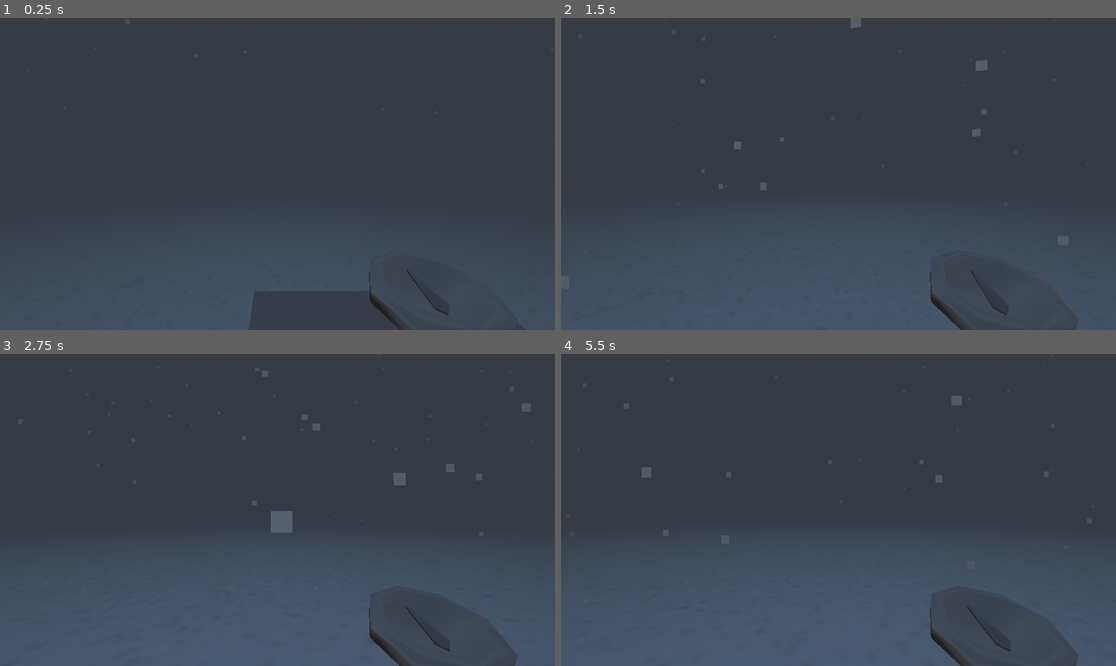
Above: before the commit, frames 1-4 (two rows, left to right).
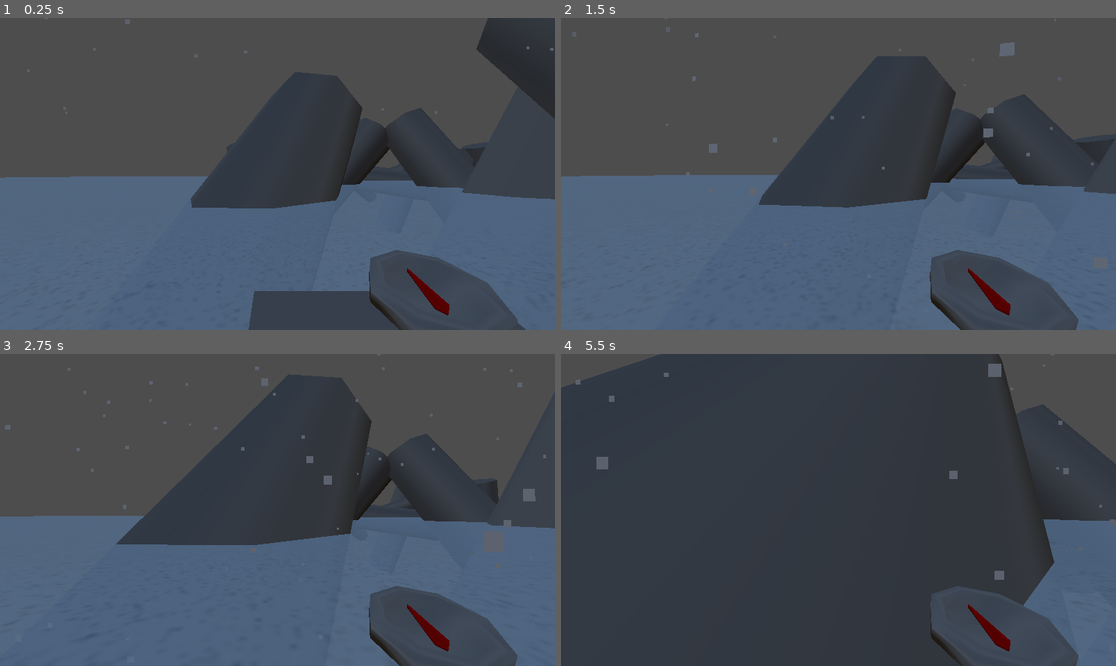
Above: after the commit, the same moments.

Repository: 7Limes/Frostlit
Game: Godot game, scene res://main-scene.tscn
The game is run twice, just before and just after one commit, with the same random seed, the same clock (stepped at 60 frames per second) and the same inputs. Sound files missing from this copy of the repository are replaced by a short silence.
Inputs (mouse positions are in pixels of both pictures, inside the frame that each line leads up to):
- Up to frame 1 (0.25 s): no input
- Up to frame 2 (1.5 s): move the mouse to (866, 174) at 0.52 s; hold W (forward) from 0.53 s (still down); tap E (interact) at 0.6, 1.35 s; move the mouse to (810, 174) at 1.27 s
- Up to frame 3 (2.75 s): keep holding W (forward); move the mouse to (288, 503) at 2.02 s; tap E (interact) at 2.1 s
- Up to frame 4 (5.5 s): keep holding W (forward); move the mouse to (832, 516) at 2.77 s; tap E (interact) every 0.75 s from 2.85 to 5.1 s; move the mouse to (877, 513) at 3.52 s; move the mouse to (794, 506) at 4.27 s; move the mouse to (844, 510) at 5.02 s

The runs differ from the first frame. In frame 1, 37% of the frame differs, in the area x 0-100%, y 9-100%; in frame 2, 34%; in frame 3, 21%; in frame 4, 32%.

Commit message:
Implement radar, item gathering

Diff:
--- /dev/null
+++ b/Assets/Materials/Compass/needle.tres
@@ -0,0 +1,4 @@
+[gd_resource type="StandardMaterial3D" format=3 uid="uid://doomtrm18356x"]
+
+[resource]
+albedo_color = Color(0.87058824, 0.07058824, 0, 1)
--- a/Compass/compass.tscn
+++ b/Compass/compass.tscn
@@ -1,9 +1,10 @@
-[gd_scene load_steps=5 format=3 uid="uid://dip62y0y7af11"]
+[gd_scene load_steps=6 format=3 uid="uid://dip62y0y7af11"]
 
 [ext_resource type="Script" uid="uid://dou3oj0wkgbng" path="res://Compass/compass.gd" id="1_f8ea4"]
 [ext_resource type="ArrayMesh" uid="uid://duv0bhl1g3xw8" path="res://Assets/Models/base-new.obj" id="2_5aya3"]
 [ext_resource type="ArrayMesh" uid="uid://bh3wu2mfonad7" path="res://Assets/Models/needle.obj" id="2_f8ea4"]
 [ext_resource type="Material" uid="uid://b1bqiufh1204w" path="res://Assets/Materials/Compass/compass.tres" id="3_5aya3"]
+[ext_resource type="Material" uid="uid://doomtrm18356x" path="res://Assets/Materials/Compass/needle.tres" id="4_1s413"]
 
 [node name="Compass" type="Node3D"]
 transform = Transform3D(0.1, 0, 0, 0, 0.1, 0, 0, 0, 0.1, 0, 0, 0)
@@ -14,4 +15,5 @@
 surface_material_override/0 = ExtResource("3_5aya3")
 
 [node name="Needle" type="MeshInstance3D" parent="."]
+material_override = ExtResource("4_1s413")
 mesh = ExtResource("2_f8ea4")
--- a/Player/player.gd
+++ b/Player/player.gd
@@ -31,6 +31,15 @@
 
 var interact_function = null  # Callable or null
 var can_interact: bool = true
+
+var compass_target: Vector2 = Vector2.ZERO
+
+enum ItemState {
+	NONE,  # No item, compass targeted
+	HAS,   # Has item, compass targeted
+	NEXT   # No item, compass not targeted
+}
+var item_state: ItemState = ItemState.NEXT
 
 
 func _unhandled_input(event: InputEvent) -> void:
@@ -128,8 +137,13 @@
 		interact_function.call()
 
 
-func update_compass():
-	compass.update_needle(-rotation.y)
+func compass_tick():
+	if compass_target != Vector2.ZERO:
+		var position_vector2 = Vector2(global_position.x, global_position.z)
+		var direction_to_target = compass_target - position_vector2
+		var angle_to_target = atan2(direction_to_target.x, direction_to_target.y)
+		var relative_angle = angle_to_target - rotation.y
+		compass.update_needle(relative_angle + PI)
 
 
 # External functions
@@ -143,6 +157,10 @@
 
 func update_interact_function(interact_func):
 	interact_function = interact_func
+
+
+func update_compass_target(new_target: Vector2):
+	compass_target = new_target
 
 
 func toggle_frozen(toggle_on: bool):
@@ -178,7 +196,7 @@
 
 	move_and_slide()
 
-	update_compass()
+	compass_tick()
 	interact_tick()
 
 	ground_tick()
--- a/Player/player.tscn
+++ b/Player/player.tscn
@@ -74,8 +74,10 @@
 size = Vector2(0.1, 0.1)
 
 [node name="Player" type="CharacterBody3D"]
-floor_max_angle = 1.134464
+floor_max_angle = 1.0471976
 script = ExtResource("1_l8h54")
+max_speed = 4.0
+footstep_interval = 0.6
 
 [node name="Camera" type="Camera3D" parent="."]
 transform = Transform3D(1, 0, 0, 0, 1, 0, 0, 0, 1, 0, 0.5814699, 0)
--- /dev/null
+++ b/Radar/radar.gd
@@ -0,0 +1,31 @@
+extends Area3D
+
+
+@onready var sections = %Sections
+
+var section_number: int = 0
+
+
+
+func _on_body_entered(body: Node3D) -> void:
+	var locate_next_item = func():
+		var section = sections.get_child(section_number)
+
+		var item_node = section.item_node
+		section_number += 1
+		body.item_state = Player.ItemState.NONE
+		var new_target = Vector2(item_node.position.x, item_node.position.z)
+		body.update_compass_target(new_target)
+		body.update_actionbar("Your compass is now pointing to the nearest part.")
+		body.update_interact_function(null)
+
+	if body is Player:
+		if body.item_state == Player.ItemState.NEXT:
+			body.update_actionbar("Press E to locate a part")
+			body.update_interact_function(locate_next_item)
+
+
+func _on_body_exited(body: Node3D) -> void:
+	if body is Player:
+		body.update_actionbar("")
+		body.update_interact_function(null)
--- /dev/null
+++ b/Radar/section.gd
@@ -0,0 +1,4 @@
+class_name Section
+extends Node3D
+
+@export var item_node: Node3D
--- /dev/null
+++ b/Scripts/Item/item.gd
@@ -0,0 +1,7 @@
+extends Area3D
+
+func _on_body_entered(body: Node3D) -> void:
+	if body is Player and body.item_state == Player.ItemState.NONE:
+		body.item_state = Player.ItemState.HAS
+		visible = false
+		set_deferred('monitoring', false)
--- a/main-scene.tscn
+++ b/main-scene.tscn
@@ -1,9 +1,12 @@
-[gd_scene load_steps=16 format=3 uid="uid://cnivq5x3pn6cr"]
+[gd_scene load_steps=23 format=3 uid="uid://cnivq5x3pn6cr"]
 
 [ext_resource type="Material" uid="uid://d0mxw0twcpkls" path="res://Assets/Materials/Ice/ice.tres" id="1_q2uwy"]
 [ext_resource type="PackedScene" uid="uid://1a0i72xpxodg" path="res://Player/player.tscn" id="2_q2uwy"]
 [ext_resource type="ArrayMesh" uid="uid://do4uqx1m321p1" path="res://Assets/Models/lighthouse.obj" id="5_g86mt"]
+[ext_resource type="Script" uid="uid://2e23ufbfrlxt" path="res://Radar/section.gd" id="5_ikad4"]
+[ext_resource type="Script" uid="uid://3m43tgnbe0a6" path="res://Scripts/Item/item.gd" id="6_i1fv3"]
 [ext_resource type="Script" uid="uid://dqiqxpxds8shn" path="res://Scripts/Lighthouse/teleport_area.gd" id="7_jvpjp"]
+[ext_resource type="Script" uid="uid://ctkrdogec66yk" path="res://Radar/radar.gd" id="7_t871u"]
 [ext_resource type="AudioStream" uid="uid://bsnwukbh1y8dl" path="res://Assets/Audio/Door/door-open.mp3" id="8_i1fv3"]
 [ext_resource type="Script" uid="uid://bjhuygaqnea2o" path="res://Scripts/General/fade_rect.gd" id="8_t871u"]
 [ext_resource type="AudioStream" uid="uid://bck3t1o7ld4wu" path="res://Assets/Audio/Door/door_close.mp3" id="9_pc8c5"]
@@ -16,7 +19,6 @@
 [sub_resource type="Environment" id="Environment_5e1uj"]
 sky = SubResource("Sky_q2uwy")
 ambient_light_source = 3
-fog_enabled = true
 fog_light_color = Color(0.2106368, 0.23213801, 0.26559368, 1)
 fog_density = 0.1283
 
@@ -26,8 +28,13 @@
 [sub_resource type="BoxShape3D" id="BoxShape3D_q2uwy"]
 size = Vector3(1000, 1, 1000)
 
+[sub_resource type="PrismMesh" id="PrismMesh_jvpjp"]
+
+[sub_resource type="SphereShape3D" id="SphereShape3D_pc8c5"]
+radius = 0.8
+
 [sub_resource type="BoxShape3D" id="BoxShape3D_e304g"]
-size = Vector3(1.8314056, 2.9669495, 2.8923035)
+size = Vector3(1.8314056, 2.9669495, 2.702011)
 
 [sub_resource type="BoxMesh" id="BoxMesh_i1fv3"]
 
@@ -35,6 +42,14 @@
 radius = 0.1
 height = 0.2
 
+[sub_resource type="CylinderMesh" id="CylinderMesh_ikad4"]
+top_radius = 0.75
+bottom_radius = 0.75
+
+[sub_resource type="CylinderShape3D" id="CylinderShape3D_i1fv3"]
+height = 3.0847168
+radius = 1.5
+
 [node name="Node3D" type="Node3D"]
 
 [node name="Player" parent="." instance=ExtResource("2_q2uwy")]
@@ -42,11 +57,9 @@
 transform = Transform3D(1, 0, 0, 0, 1, 0, 0, 0, 1, -3.1541648, 2.7478411, -13.782367)
 
 [node name="DoorOpenSound" type="AudioStreamPlayer3D" parent="Player"]
-transform = Transform3D(1, 0, 0, 0, 1, 0, 0, 0, 1, 3.1541648, -0.42030263, 10.201856)
 stream = ExtResource("8_i1fv3")
 
 [node name="DoorCloseSound" type="AudioStreamPlayer3D" parent="Player"]
-transform = Transform3D(1, 0, 0, 0, 1, 0, 0, 0, 1, 3.1541648, -0.42029595, 10.201208)
 stream = ExtResource("9_pc8c5")
 
 [node name="WorldEnvironment" type="WorldEnvironment" parent="."]
@@ -56,7 +69,7 @@
 metadata/ground = "snow"
 
 [node name="Mesh" type="MeshInstance3D" parent="Ocean"]
-transform = Transform3D(1, 0, 0, 0, 1, 0, 0, 0, 1, -0.034121037, -0.13232398, -0.7484914)
+transform = Transform3D(0.999985, -0.004064489, -0.0036769176, 0.0040745833, 0.99998796, 0.0027436886, 0.0036657325, -0.0027586191, 0.9999895, 0.24344587, -0.17764306, -0.5740396)
 material_override = ExtResource("1_q2uwy")
 mesh = SubResource("PlaneMesh_qetym")
 skeleton = NodePath("")
@@ -73,19 +86,112 @@
 rings = 8
 
 [node name="Sections" type="Node3D" parent="."]
-
-[node name="Section1" type="Node3D" parent="Sections"]
+unique_name_in_owner = true
+
+[node name="Section1" type="Node3D" parent="Sections" node_paths=PackedStringArray("item_node")]
+script = ExtResource("5_ikad4")
+item_node = NodePath("Item")
 
 [node name="CSGCylinder3D" type="CSGCylinder3D" parent="Sections/Section1"]
-transform = Transform3D(1, 0, 0, 0, 1, 0, 0, 0, 1, 21.955662, 4.737488, -18.949688)
-radius = 6.7094727
-height = 22.094849
+transform = Transform3D(1, 0, 0, 0, 0.82839286, 0.5601475, 0, -0.5601475, 0.82839286, 22.810595, 0.3268528, -18.915524)
+use_collision = true
+radius = 6.7094727
+height = 45.106964
+
+[node name="CSGCylinder3D2" type="CSGCylinder3D" parent="Sections/Section1"]
+transform = Transform3D(0.85903645, 0.36015043, 0.3637966, -0.26998314, 0.92252946, -0.27576932, -0.43493155, 0.13867694, 0.889721, 35.185623, -10.728529, -47.41249)
+use_collision = true
+radius = 9.902344
+height = 66.04323
+
+[node name="CSGCylinder3D9" type="CSGCylinder3D" parent="Sections/Section1"]
+transform = Transform3D(0.86094815, -0.22544771, 0.45600572, 0.26382297, 0.96433496, -0.021339372, -0.43493155, 0.13867691, 0.88972086, 131.75237, -10.728529, -145.21118)
+use_collision = true
+radius = 9.902344
+height = 66.04323
+
+[node name="CSGCylinder3D10" type="CSGCylinder3D" parent="Sections/Section1"]
+transform = Transform3D(0.87745094, 0.2872218, 0.38416538, -0.20227234, 0.9477724, -0.24660403, -0.43493155, 0.13867691, 0.88972086, 98.44974, -10.728529, -179.35104)
+use_collision = true
+radius = 9.902344
+height = 66.04323
+
+[node name="CSGCylinder3D11" type="CSGCylinder3D" parent="Sections/Section1"]
+transform = Transform3D(0.47591308, -0.14937955, -0.8667135, 0.26382303, 0.9643351, -0.021339366, 0.8389898, -0.21850337, 0.4983493, -23.089857, -10.728529, -144.82658)
+use_collision = true
+radius = 9.902344
+height = 66.04323
+
+[node name="CSGCylinder3D12" type="CSGCylinder3D" parent="Sections/Section1"]
+transform = Transform3D(0.47670835, -0.124675356, -0.8701753, -0.20227237, 0.9477725, -0.24660407, 0.85547346, 0.29357064, 0.4265925, 34.53176, -10.728529, -202.51903)
+use_collision = true
+radius = 9.902344
+height = 66.04323
+
+[node name="CSGCylinder3D13" type="CSGCylinder3D" parent="Sections/Section1"]
+transform = Transform3D(-0.7337269, -0.5398785, -0.41252407, 0.40074757, 0.14642657, -0.90441185, 0.54867685, -0.8289095, 0.10891788, 121.71675, 2.1057396, -260.46503)
+use_collision = true
+radius = 9.902344
+height = 66.04323
+
+[node name="CSGCylinder3D14" type="CSGCylinder3D" parent="Sections/Section1"]
+transform = Transform3D(-0.16673627, -0.90863717, 0.3828551, 0.4234122, -0.41664895, -0.8044412, 0.890461, 0.02797591, 0.4541984, 76.73215, 2.1057396, -276.21497)
+use_collision = true
+radius = 9.902344
+height = 66.04323
+
+[node name="CSGCylinder3D4" type="CSGCylinder3D" parent="Sections/Section1"]
+transform = Transform3D(0.7472362, 0.6069358, 0.27067876, -0.50246656, 0.78255844, -0.36759996, -0.43493155, 0.13867694, 0.889721, 3.7358932, -15.839488, -86.26103)
+use_collision = true
+radius = 6.7094727
+height = 84.78519
+
+[node name="CSGCylinder3D5" type="CSGCylinder3D" parent="Sections/Section1"]
+transform = Transform3D(-0.34579992, 0.3456025, -0.87234247, -0.5249699, -0.84183013, -0.12541409, -0.7777075, 0.4145853, 0.4725358, 47.96012, -13.767037, -60.426952)
+use_collision = true
+radius = 6.7094727
+height = 75.92044
+
+[node name="CSGCylinder3D6" type="CSGCylinder3D" parent="Sections/Section1"]
+transform = Transform3D(0.27120408, 0.8994217, -0.34276676, -0.56711483, -0.13841861, -0.8119243, -0.7777076, 0.41458526, 0.47253576, 53.753265, -1.0615535, -121.37274)
+use_collision = true
+radius = 6.7094727
+height = 90.696304
+
+[node name="CSGCylinder3D8" type="CSGCylinder3D" parent="Sections/Section1"]
+transform = Transform3D(0.8236261, -0.089849144, -0.5599708, -0.54942054, 0.11842786, -0.8271108, 0.14063136, 0.98888946, 0.04817527, 83.93995, -2.9320793, -195.9692)
+use_collision = true
+radius = 6.7094727
+height = 188.56421
+
+[node name="CSGCylinder3D7" type="CSGCylinder3D" parent="Sections/Section1"]
+transform = Transform3D(-0.7778066, -0.56946796, 0.26593855, 0.10433763, 0.30026367, 0.9481328, -0.6197829, 0.7652111, -0.17413008, 58.7547, -1.2739139, -180.05673)
+use_collision = true
+radius = 6.7094727
+height = 123.75958
+
+[node name="CSGCylinder3D3" type="CSGCylinder3D" parent="Sections/Section1"]
+transform = Transform3D(0.8816084, 0.3909861, 0.2643793, -0.47198153, 0.7303181, 0.49383077, 0, -0.5601475, 0.82839286, -8.720428, -9.554899, -38.330048)
+use_collision = true
+radius = 9.995117
+height = 67.6221
 
 [node name="CSGBox3D" type="CSGBox3D" parent="Sections/Section1"]
 transform = Transform3D(1, 0, 0, 0, 0.97953314, -0.20128308, 0, 0.20128308, 0.97953314, -1.531517, -0.25128365, -14.326071)
 use_collision = true
 size = Vector3(4.098633, 1, 6.7285156)
 metadata/ground = "wood"
+
+[node name="Item" type="Area3D" parent="Sections/Section1"]
+transform = Transform3D(0.99586225, 0, -0.090875916, 0, 1, 0, 0.090875916, 0, 0.99586225, 96.022964, 1.3381969, -250.88284)
+script = ExtResource("6_i1fv3")
+
+[node name="Mesh" type="MeshInstance3D" parent="Sections/Section1/Item"]
+mesh = SubResource("PrismMesh_jvpjp")
+skeleton = NodePath("../..")
+
+[node name="Collision" type="CollisionShape3D" parent="Sections/Section1/Item"]
+shape = SubResource("SphereShape3D_pc8c5")
 
 [node name="Lighthouse" type="MeshInstance3D" parent="."]
 transform = Transform3D(1, 0, 0, 0, 1, 0, 0, 0, 1, 0, 1.4831586, 0)
@@ -99,11 +205,11 @@
 interact_sfx = NodePath("../../Player/DoorOpenSound")
 
 [node name="Collision" type="CollisionShape3D" parent="Lighthouse/EnterLighthouseArea"]
-transform = Transform3D(1, 0, 0, 0, 1, 0, 0, 0, 1, -0.05230713, 0.85198975, 0.3881836)
+transform = Transform3D(1, 0, 0, 0, 1, 0, 0, 0, 1, -0.05230713, 0.85198975, 0.48332977)
 shape = SubResource("BoxShape3D_e304g")
 
 [node name="ExitPoint" type="Node3D" parent="Lighthouse"]
-transform = Transform3D(1, 0, 0, 0, 1, 0, 0, 0, 1, -0.06247878, 1.22493, -4.1460495)
+transform = Transform3D(1, 0, 0, 0, 1, 0, 0, 0, 1, -0.06247878, 0.76714563, -4.374405)
 
 [node name="LighthouseRoom" type="CSGBox3D" parent="."]
 transform = Transform3D(1, 0, 0, 0, 1, 0, 0, 0, 1, 0, 500, 0)
@@ -141,6 +247,17 @@
 light_energy = 7.75
 spot_range = 7.719363
 spot_angle = 48.226097
+
+[node name="RadarTerminal" type="MeshInstance3D" parent="LighthouseRoom"]
+transform = Transform3D(1, 0, 0, 0, 1, 0, 0, 0, 1, 0.37690282, -2.640442, 0)
+mesh = SubResource("CylinderMesh_ikad4")
+
+[node name="InteractArea" type="Area3D" parent="LighthouseRoom/RadarTerminal"]
+script = ExtResource("7_t871u")
+
+[node name="Collision" type="CollisionShape3D" parent="LighthouseRoom/RadarTerminal/InteractArea"]
+transform = Transform3D(1, 0, 0, 0, 1, 0, 0, 0, 1, 0, 1.1661377, 0)
+shape = SubResource("CylinderShape3D_i1fv3")
 
 [node name="FadeRect" type="ColorRect" parent="."]
 unique_name_in_owner = true
@@ -152,7 +269,10 @@
 color = Color(0, 0, 0, 0)
 script = ExtResource("8_t871u")
 
+[connection signal="body_entered" from="Sections/Section1/Item" to="Sections/Section1/Item" method="_on_body_entered"]
 [connection signal="body_entered" from="Lighthouse/EnterLighthouseArea" to="Lighthouse/EnterLighthouseArea" method="_on_body_entered"]
 [connection signal="body_exited" from="Lighthouse/EnterLighthouseArea" to="Lighthouse/EnterLighthouseArea" method="_on_body_exited"]
 [connection signal="body_entered" from="LighthouseRoom/ExitLighthouseArea" to="LighthouseRoom/ExitLighthouseArea" method="_on_body_entered"]
 [connection signal="body_exited" from="LighthouseRoom/ExitLighthouseArea" to="LighthouseRoom/ExitLighthouseArea" method="_on_body_exited"]
+[connection signal="body_entered" from="LighthouseRoom/RadarTerminal/InteractArea" to="LighthouseRoom/RadarTerminal/InteractArea" method="_on_body_entered"]
+[connection signal="body_exited" from="LighthouseRoom/RadarTerminal/InteractArea" to="LighthouseRoom/RadarTerminal/InteractArea" method="_on_body_exited"]
Not shown, added: Radar/radar.gd.uid
Not shown, added: Radar/section.gd.uid
Not shown, added: Scripts/Item/item.gd.uid
